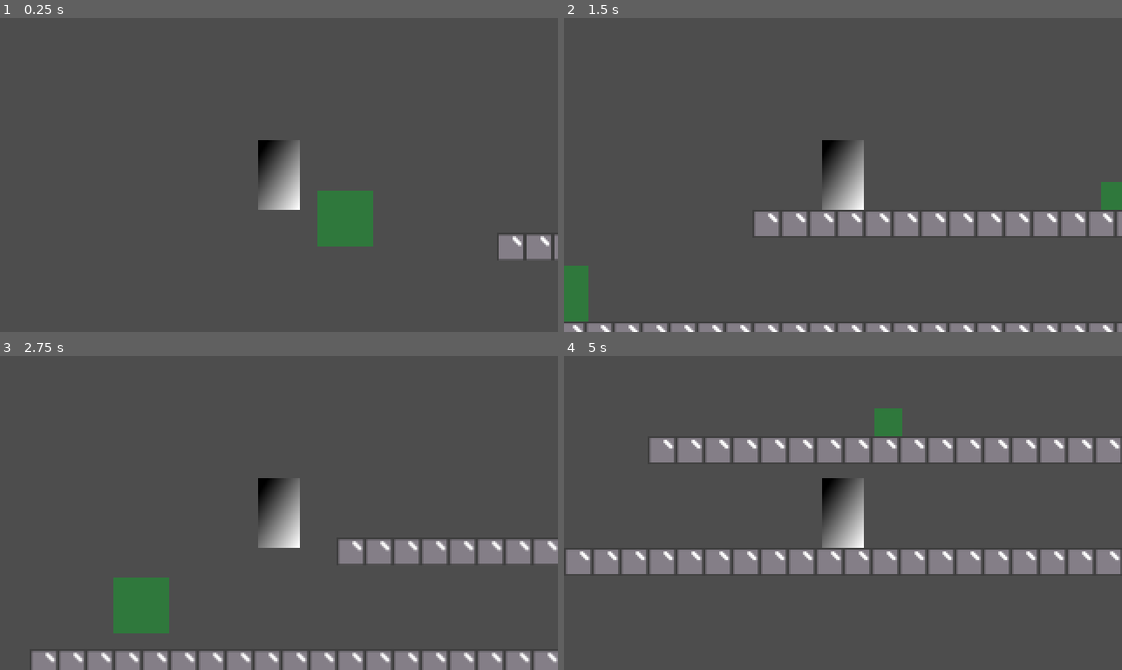
Above: before the commit, frames 1-4 (two rows, left to right).
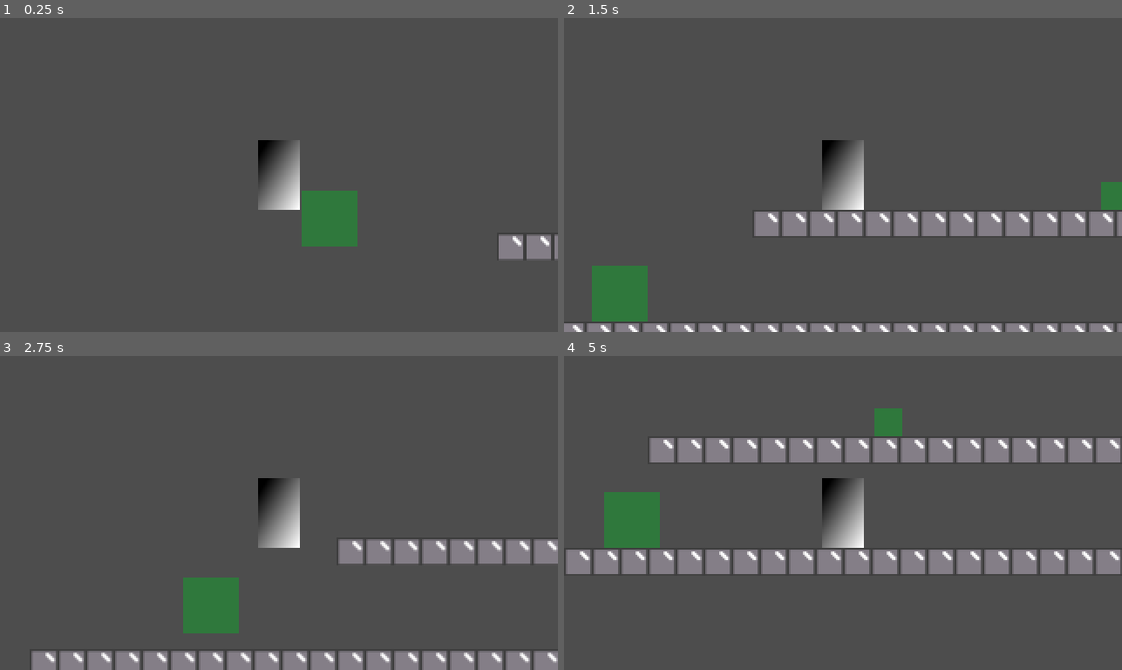
Above: after the commit, the same moments.

Repository: Burning-Cactus/MVM28-Symbiote
Game: Godot game, scene res://main.tscn
The game is run twice, just before and just after one commit, with the same random seed, the same clock (stepped at 60 frames per second) and the same inputs.
Inputs:
- Up to frame 1 (0.25 s): no input
- Up to frame 2 (1.5 s): tap Enter (ui_accept) at 0.5 s; hold Shift (run) 0.53-1.28 s; hold D (move_right) from 0.53 s (still down); tap Space (jump) at 0.77 s; tap Shift (run) at 1.35 s
- Up to frame 3 (2.75 s): tap Space (jump) at 1.52 s; release D (move_right) at 2.03 s; hold A (move_left) from 2.03 s (still down); hold Shift (run) from 2.03 s (still down)
- Up to frame 4 (5 s): release A (move_left) at 2.78 s; release Shift (run) at 2.78 s; hold D (move_right) 2.78-4.28 s; tap Shift (run) at 2.85, 4.35 s; tap Space (jump) at 3.02, 3.77, 4.52 s; hold Shift (run) 3.53-4.28 s; hold A (move_left) from 4.28 s (still down)

The runs differ from the first frame. In frame 1, 1.0% of the frame differs, in the area x 54-67%, y 55-73%; in frame 2, 2.6%; in frame 3, 3.6%, in the area x 20-43%, y 70-89%; in frame 4, 1.8%.

Commit message:
Slime will now follow character when entering agro field

Diff:
--- a/enemies/mobs/slime/slime.gd
+++ b/enemies/mobs/slime/slime.gd
@@ -14,14 +14,15 @@
 func _process(delta: float):
 	if !is_on_floor():
 		position.x += direction * SPEED * delta
-	if !left_ray_cast.is_colliding():
-		direction = 1
-	if !right_ray_cast.is_colliding():
-		direction = -1
-	if shape_cast.is_colliding():
+	if !left_ray_cast.is_colliding(): direction = 1
+	if !right_ray_cast.is_colliding(): direction = -1
+	if shape_cast.is_colliding() && shape_cast.collision_result.any(func(node): return node.collider.name == "Player"):
 		var collision_results = shape_cast.collision_result
 		var player = collision_results.get(collision_results.find_custom(func(node): return node.collider.name == "Player")).collider
-		print(player.name)
+		SPEED = 80
+		if player.position.x > self.position.x: direction = 1
+		else: direction = -1
+
 func _physics_process(delta: float):
 	if !is_on_floor():
 		velocity += get_gravity() * delta
--- a/enemies/mobs/slime/slime.tscn
+++ b/enemies/mobs/slime/slime.tscn
@@ -68,3 +68,4 @@
 collision_mask = 2
 
 [connection signal="timeout" from="Timer" to="." method="_on_timer_timeout"]
+[connection signal="child_exiting_tree" from="ShapeCast2D" to="." method="_on_shape_cast_2d_child_exiting_tree"]
